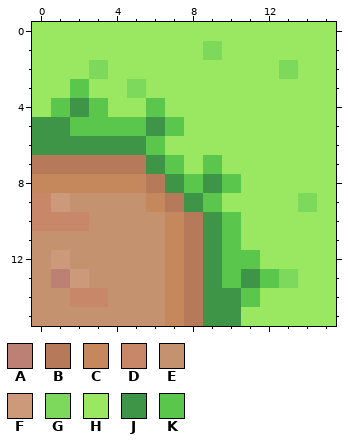
One commit to this pixel-art sprite: res/tiles/path_bl.png. The picture above was drawn from the file before the commit.
The file is 16x16 pixels. Colours within 5 levels of each other are drawn and written as one.
Palette (. is transparent): A #bd8074  B #b67a5a  C #c5885d  D #c88769  E #c4926f  F #cc997a  G #7dd95c  H #9ae861  J #3e9548  K #5ac64b
Now the later version:
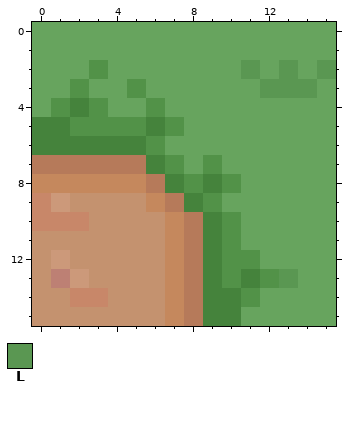
Colours new in this view: L #5a9752
The exact change:
Colour H changes from #9ae861 to #67a45e.
Colour J changes from #3e9548 to #45833c.
Colour K changes from #5ac64b to #529248.
Colour H replaces colour G in row 1 at x 9; in row 9 at x 14.
Colour K replaces colour G in row 2 at x 3; in row 3 at x 5.
Colour L replaces colour G in row 2 at x 13; in row 13 at x 13.
Colour L replaces colour H in row 2 at x 11 and 15; in row 3 at x 12 to 14.
Changed places in both pictures, as pixel boxes (x1, y1, x2, y2):
changed: (32, 22, 336, 326)
